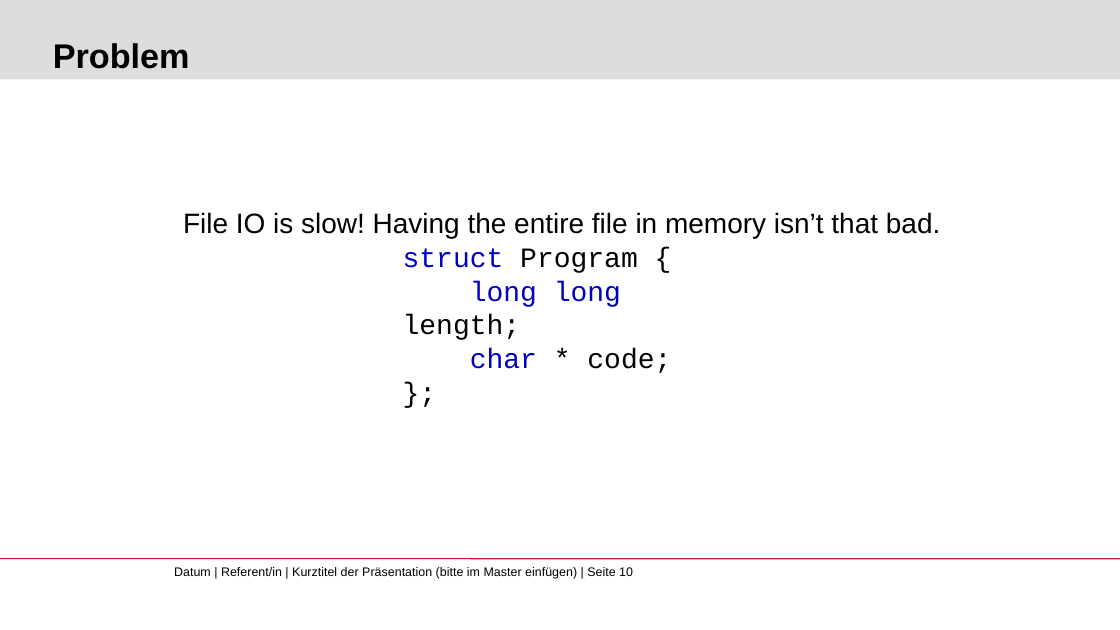
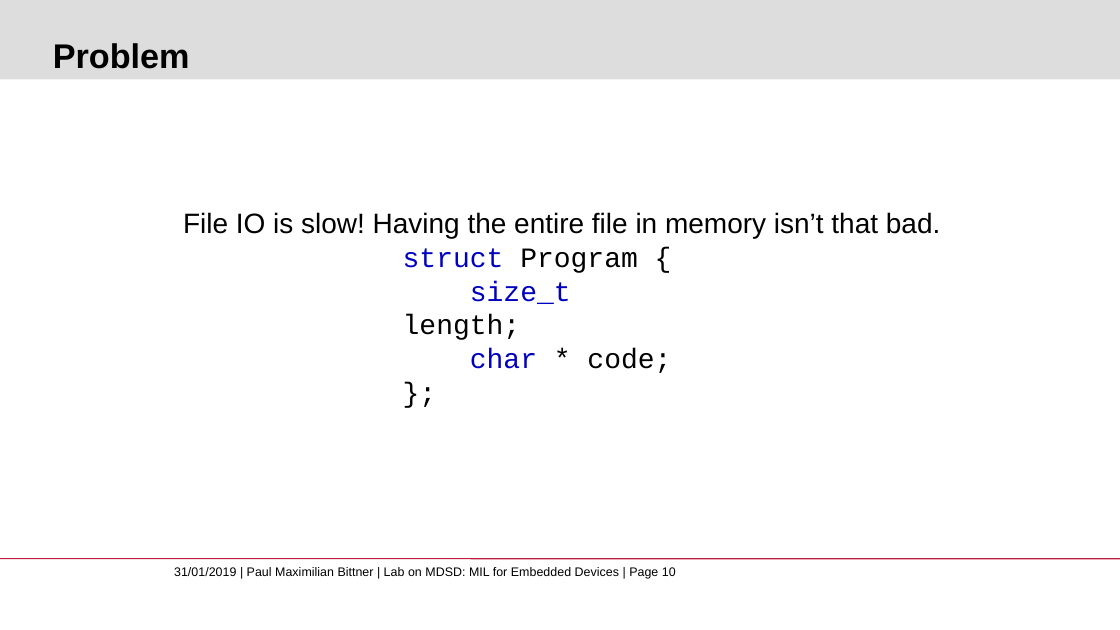
Before and after one commit to pmbittner/MDSDWS1819, a slide deck: slide 10 of Presentation/MDSD_Bittner_Embedded.pptx. Drawn at 1120x630 pixels with LibreOffice and Linux fonts; fonts in the diff are those of the drawing; background and template pictures are left out. Boxes give left, top, right and bottom in pixels: in the first picture for what was removed or moved away, otherwise in the second. Text is boxed around its words. In the diff, an @@ line names an element or a change of style, - is before the commit and + after.

```diff
--- a/Presentation/MDSD_Bittner_Embedded.pptx
+++ b/Presentation/MDSD_Bittner_Embedded.pptx
@@ text at (x1=403, y1=281, x2=571, y2=340): text changed; text colour #0000C0 to #000000 @@
-long long length;
+size_t length;
@@ text at (x1=174, y1=567, x2=676, y2=579): text changed @@
-Datum | Referent/in | Kurztitel der Präsentation (bitte im Master einfügen) | Seite 10
+31/01/2019 | Paul Maximilian Bittner | Lab on MDSD: MIL for Embedded Devices | Page 10
```
Also in this commit, not shown: 11 other slides changed.
